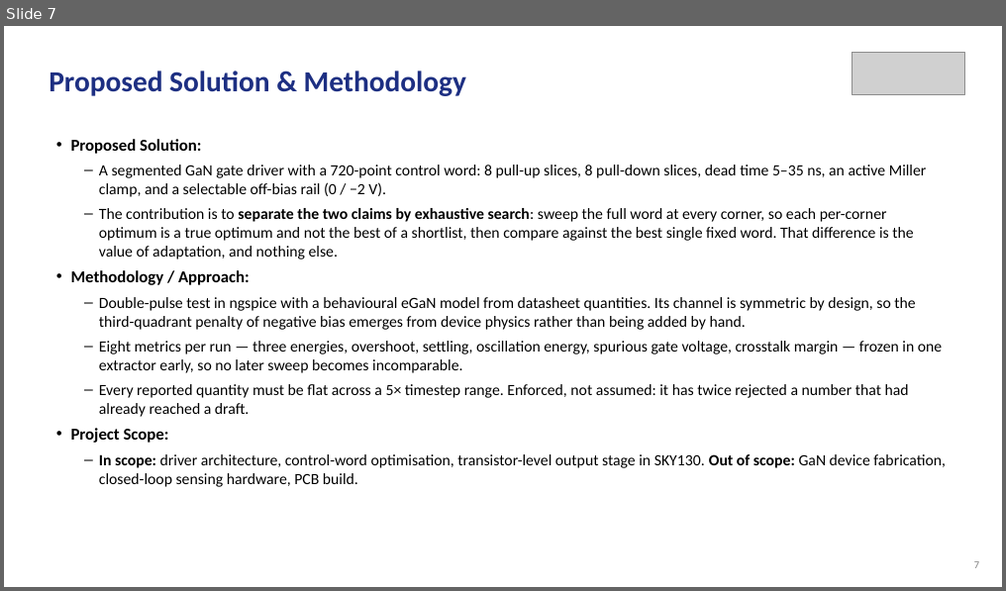
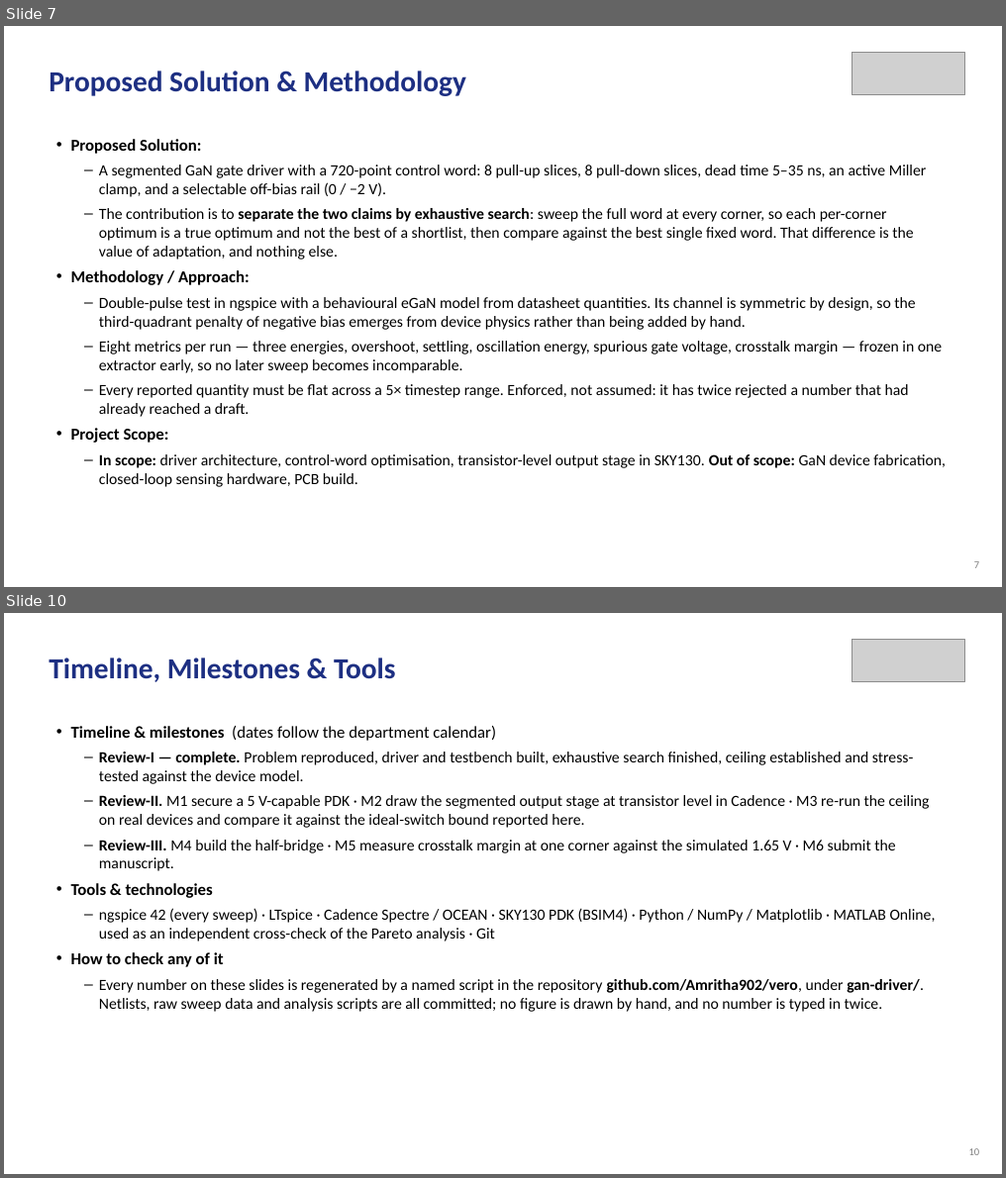
Before and after one commit to Amritha902/gan-driver, a slide deck: review/Review1_GaN_Segmented_Gate_Driver.pptx. Shown one above the other, each under a label of ours: slide 7 before the commit, slides 7 and 10 after it; the slides between them are not shown. The pictures are 1006x591 and 1006x1178 pixels, drawn with LibreOffice and Linux fonts; fonts in the diff are those of the drawing; grey boxes stand for pictures. Boxes give left, top, right and bottom in pixels: in the first picture for what was removed or moved away, otherwise in the second. Text is boxed around its words. In the diff, an @@ line names an element or a change of style, - is before the commit and + after.

```diff
--- a/review/Review1_GaN_Segmented_Gate_Driver.pptx
+++ b/review/Review1_GaN_Segmented_Gate_Driver.pptx
@@ slide 10 added at [4, 613, 1002, 1174], background #FFFFFF @@
@@ picture added at [852, 639, 964, 682] @@
@@ text added at [49, 658, 395, 682], 28 pt, text #1D2F82, bold @@
+Timeline, Milestones & Tools
@@ text added at [71, 726, 936, 1012], 15 pt, text #000000 @@
+• Timeline & milestones (dates follow the department calendar)
+– Review-I — complete. Problem reproduced, driver and testbench built, exhaustive search finished, ceiling established and stress-tested against the device model.
+– Review-II. M1 secure a 5 V-capable PDK · M2 draw the segmented output stage at transistor level in Cadence · M3 re-run the ceiling on real devices and compare it against the ideal-switch bound reported here.
+– Review-III. M4 build the half-bridge · M5 measure crosstalk margin at one corner against the simulated 1.65 V · M6 submit the manuscript.
+• Tools & technologies
+– ngspice 42 (every sweep) · LTspice · Cadence Spectre / OCEAN · SKY130 PDK (BSIM4) · Python / NumPy / Matplotlib · MATLAB Online, used as an independent cross-check of the Pareto analysis · Git
+• How to check any of it
+– Every number on these slides is regenerated by a named script in the repository github.com/Amritha902/vero, under gan-driver/. Netlists, raw sweep data and analysis scripts are all committed; no figure is drawn by hand, and no number is typed in twice.
@@ text added at [969, 1149, 980, 1156], 10 pt, text #808080 @@
+10
```
Also in this commit, not shown: 12 slides changed, 4 other slides added, 28 other files.
